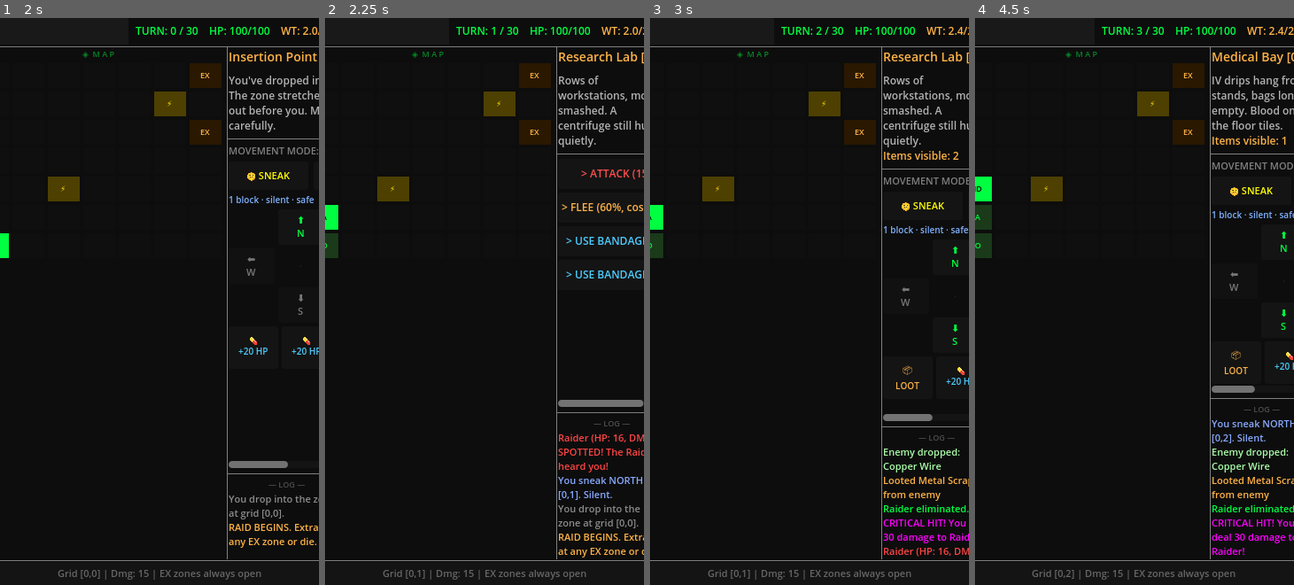
Above: before the commit, frames 1-4 (left to right).
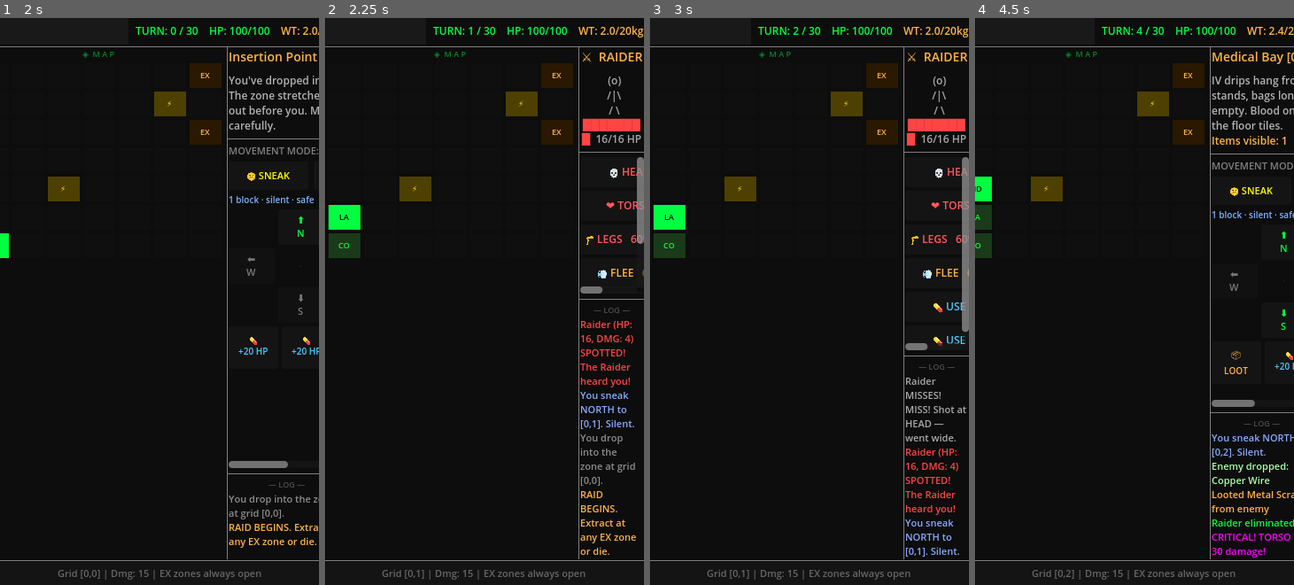
Above: after the commit, the same moments.

Repository: RJDray/Exfil
Game: Godot game, scene res://scenes/MainMenu.tscn
Two runs of this game, one before a commit and one after it. Both use one fixed random seed, a clock stepped at 60 frames per second and the inputs below.
Inputs (mouse positions are in pixels of both pictures, inside the frame that each line leads up to):
- Up to frame 1 (2 s): click "[ BEGIN RAID ]" at 0.5 s; click "🤫 SNEAK" at 1.25 s
- Up to frame 2 (2.25 s): click "⬆ N" at 2 s
- Up to frame 3 (3 s): click (953, 176) at 2.75 s, where only the run before the commit has a clickable "> ATTACK (15 dmg)"
- Up to frame 4 (4.5 s): click (1246, 205) at 3.5 s, where only the run before the commit has a clickable "🤫 SNEAK"; click "⬆ N" at 4.25 s

Frame 1 is identical in both runs. In frame 2, 10% of the frame differs, in the area x 0-100%, y 1-100%; in frame 3, 10%; in frame 4, 2.5%.

Commit message:
feat(combat): VATS-style targeting — body parts, hit chance, cripple/stun effects, enemy portrait

Diff:
--- a/scripts/Raid.gd
+++ b/scripts/Raid.gd
@@ -13,6 +13,21 @@
 	{"name": "Alert Sentry", "hp": 30, "damage": 12, "xp_value": 40, "desc": "Highly trained. On high alert."},
 ]
 
+# VATS-style targeting — body parts shared by all human enemies
+const BODY_PARTS := [
+	{"name": "HEAD",  "icon": "💀", "hit_chance": 0.30, "dmg_mult": 2.2, "effect": ""},
+	{"name": "TORSO", "icon": "❤️", "hit_chance": 0.80, "dmg_mult": 1.0, "effect": ""},
+	{"name": "LEGS",  "icon": "🦵", "hit_chance": 0.60, "dmg_mult": 0.65, "effect": "cripple"},
+]
+
+# Boss-specific weak spots (extra targeting option)
+const BOSS_WEAK_SPOTS := {
+	"Scav Boss":       {"name": "EXPOSED FLANK",  "icon": "⚡", "hit_chance": 0.22, "dmg_mult": 3.0, "effect": ""},
+	"Rival Operative": {"name": "THROAT",         "icon": "⚡", "hit_chance": 0.20, "dmg_mult": 3.5, "effect": ""},
+	"Military Elite":  {"name": "ARMOUR GAP",     "icon": "⚡", "hit_chance": 0.18, "dmg_mult": 4.0, "effect": ""},
+	"Cult Enforcer":   {"name": "EXPOSED HEAD",   "icon": "⚡", "hit_chance": 0.25, "dmg_mult": 3.0, "effect": "stun"},
+}
+
 # Map data
 var rooms: Array = []  # 2D array [x][y] of room dictionaries
 var previous_pos: Vector2i = Vector2i(0, 0)
@@ -22,6 +37,8 @@
 # Combat state
 var in_combat: bool = false
 var current_enemy: Dictionary = {}
+var enemy_crippled: bool = false
+var enemy_stunned: bool = false
 
 # UI references
 @onready var turn_label: Label = %TurnLabel
@@ -422,6 +439,8 @@
 				_add_log("[color=#ff4444]SPOTTED! The %s heard you![/color]" % enemy_candidate.get("name", "enemy"))
 				in_combat = true
 				current_enemy = enemy_candidate
+				enemy_crippled = false
+				enemy_stunned = false
 				_add_log("[color=#ff4444]%s (HP: %d, DMG: %d)[/color]" % [
 					current_enemy["name"], current_enemy["hp"], current_enemy["damage"]
 				])
@@ -430,6 +449,8 @@
 		else:
 			in_combat = true
 			current_enemy = enemy_candidate
+			enemy_crippled = false
+			enemy_stunned = false
 			_add_log("[color=#ff4444]CONTACT! %s (HP: %d, DMG: %d)[/color]" % [
 				current_enemy["name"], current_enemy["hp"], current_enemy["damage"]
 			])
@@ -606,27 +627,166 @@
 
 func _show_combat_actions() -> void:
 	_clear_actions()
-	_add_action_button("> ATTACK (%d dmg)" % GameData.get_player_damage(), _attack, Color(1, 0.3, 0.3))
-
-	# Flee with dynamic chance from skills
+
+	# Show enemy portrait + HP in the room description area
+	var portrait := _get_enemy_portrait(current_enemy.get("name", ""))
+	var hp: int = current_enemy.get("hp", 0)
+	var max_hp: int = current_enemy.get("max_hp", hp)
+	var hp_filled := int((float(hp) / float(max_hp)) * 8.0)
+	var hp_bar := "[color=#ff4444]%s[/color][color=#333333]%s[/color]" % [
+		"█".repeat(hp_filled), "█".repeat(8 - hp_filled)
+	]
+	var status_str := ""
+	if enemy_crippled:
+		status_str = "\n[color=#ffaa00]⚠ CRIPPLED[/color]"
+	if enemy_stunned:
+		status_str += "\n[color=#ffcc00]⚡ STUNNED[/color]"
+	room_desc.text = "[center]%s\n%s  %d/%d HP%s[/center]" % [portrait, hp_bar, hp, max_hp, status_str]
+	room_title.text = "⚔  %s" % current_enemy.get("name", "ENEMY").to_upper()
+
+	# Targeting options (VATS-style)
+	var player_dmg := GameData.get_player_damage()
+	var targets := _get_combat_targets()
+	for part in targets:
+		var hit_pct := int(part["hit_chance"] * 100)
+		var dmg_val := int(player_dmg * part["dmg_mult"])
+		var fx := ""
+		if part["effect"] == "cripple": fx = "  ⚠ CRIPPLE"
+		elif part["effect"] == "stun":  fx = "  ⚡ STUN"
+		var label := "%s %s   %d%%  → %d dmg%s" % [part["icon"], part["name"], hit_pct, dmg_val, fx]
+		var p: Dictionary = part
+		_add_action_button(label, func(): _attack_targeted(p), Color(1, 0.35, 0.35))
+
+	# Flee
 	var flee_pct := int(GameData.get_flee_chance() * 100)
-	_add_action_button("> FLEE (%d%%, costs 2 turns)" % flee_pct, _flee, Color(1, 0.702, 0.278))
-
-	# Throwables (molotov)
+	_add_action_button("💨 FLEE   %d%%  — costs 2 turns" % flee_pct, _flee, Color(1, 0.702, 0.278))
+
+	# Throwables
 	for i in GameData.inventory.size():
 		var item: Dictionary = GameData.inventory[i]
 		if item.get("type") == "throwable":
-			var btn_text := "> THROW %s (%d dmg)" % [item["name"].to_upper(), item.get("damage", 0)]
+			var btn_text := "🔥 THROW %s  %d dmg" % [item["name"].to_upper(), item.get("damage", 0)]
 			var idx := i
 			_add_action_button(btn_text, func(): _use_throwable(idx), Color(1, 0.5, 0.0))
 
-	# Allow med use in combat
+	# Meds
 	for i in GameData.inventory.size():
 		var item: Dictionary = GameData.inventory[i]
 		if item.get("type") == "med":
-			var btn_text := "> USE %s (HP+%d)" % [item["name"].to_upper(), item.get("heal", 0)]
+			var btn_text := "💊 USE %s  +%d HP" % [item["name"].to_upper(), item.get("heal", 0)]
 			var idx := i
 			_add_action_button(btn_text, func(): _use_med_combat(idx), Color(0.3, 0.8, 1.0))
+
+
+func _get_combat_targets() -> Array:
+	var parts: Array = BODY_PARTS.duplicate(true)
+	var enemy_name: String = current_enemy.get("name", "")
+	if enemy_name in BOSS_WEAK_SPOTS:
+		parts.append(BOSS_WEAK_SPOTS[enemy_name].duplicate())
+	return parts
+
+
+func _get_enemy_portrait(enemy_name: String) -> String:
+	match enemy_name:
+		"Scav Patrol":
+			return "[color=#ff7744]  _o_\n (   )\n  | |\n / \\ [/color]"
+		"Wandering Guard":
+			return "[color=#aabbff]  [#]\n  |o|\n /|||\\ \n  | |[/color]"
+		"Alert Sentry":
+			return "[color=#ff4444]  ###\n [>o<]\n /|X|\\ \n  |||[/color]"
+		"Scav Boss":
+			return "[color=#ff3300]  @@@\n [>O<]\n /|||\\ \n  ||| \n /   \\ [/color]"
+		"Rival Operative":
+			return "[color=#cc88ff]  _ _\n(o   o)\n  |V|\n /|||\\ \n  | |[/color]"
+		"Military Elite":
+			return "[color=#8899ff]  ■■■\n [■o■]\n /■■\\ \n  ||||[/color]"
+		"Cult Enforcer":
+			return "[color=#ff9900]  /^\\ \n (>o<)\n  \\|/\n /|||\\ \n  | |[/color]"
+		_:
+			return "[color=#aaaaaa]  (o)\n  /|\\ \n  / \\ [/color]"
+
+
+func _attack_targeted(part: Dictionary) -> void:
+	var roll := randf()
+	var hit_chance: float = part["hit_chance"]
+	var player_dmg := GameData.get_player_damage()
+
+	if roll > hit_chance:
+		_add_log("[color=#aaaaaa]MISS! Shot at %s — went wide.[/color]" % part["name"])
+	else:
+		var raw_dmg := int(player_dmg * part["dmg_mult"])
+		# Crit still applies on targeted shots
+		var crit_roll := randf()
+		if crit_roll < GameData.get_crit_chance():
+			raw_dmg = int(raw_dmg * GameData.get_crit_multiplier())
+			_add_log("[color=#ff00ff]CRITICAL! %s — %d damage![/color]" % [part["name"], raw_dmg])
+		else:
+			_add_log("[color=#ff4444]Hit %s — %d damage to %s.[/color]" % [part["name"], raw_dmg, current_enemy["name"]])
+
+		current_enemy["hp"] -= raw_dmg
+
+		# Apply status effects
+		if part["effect"] == "cripple" and not enemy_crippled:
+			enemy_crippled = true
+			_add_log("[color=#ffaa00]⚠ %s is CRIPPLED — reduced damage.[/color]" % current_enemy["name"])
+		elif part["effect"] == "stun":
+			enemy_stunned = true
+			_add_log("[color=#ffcc00]⚡ %s is STUNNED — skips next attack.[/color]" % current_enemy["name"])
+
+		if current_enemy["hp"] <= 0:
+			_on_enemy_killed()
+			return
+
+	# Enemy counter
+	if enemy_stunned:
+		enemy_stunned = false
+		_add_log("[color=#ffcc00]%s shakes off the stun.[/color]" % current_enemy["name"])
+	else:
+		_enemy_attacks()
+		if GameData.current_hp <= 0:
+			return
+
+	_advance_turn()
+	_update_ui()
+	_show_combat_actions()
+
+
+func _on_enemy_killed() -> void:
+	_add_log("[color=#00ff41]%s eliminated.[/color]" % current_enemy["name"])
+	var pos := GameData.player_pos
+	var room: Dictionary = rooms[pos.x][pos.y]
+
+	if current_enemy.get("is_boss", false) and room.get("is_poi", false):
+		var boss_xp: int = current_enemy.get("xp", 200)
+		GameData.add_xp(boss_xp)
+		var poi_loot: Array = ItemDatabase.get_poi_loot()
+		room["loot"] = poi_loot
+		room["is_looted"] = false
+		room["poi_cleared"] = true
+		_add_log("[color=#ffdd00]⚡ MAJOR FIND! +%d XP — Premium loot recovered.[/color]" % boss_xp)
+	else:
+		_drop_enemy_loot(current_enemy)
+		var drops := _generate_enemy_drops(current_enemy)
+		if drops.size() > 0:
+			var drop_names: Array = []
+			for d in drops:
+				room["loot"].append(d)
+				drop_names.append(d["name"])
+			room["is_looted"] = false
+			_add_log("[color=#aaffaa]Enemy dropped: %s[/color]" % ", ".join(drop_names))
+
+	var enemies: Array = room["enemies"]
+	for i in enemies.size():
+		if enemies[i] == current_enemy:
+			enemies.remove_at(i)
+			break
+	in_combat = false
+	current_enemy = {}
+	enemy_crippled = false
+	enemy_stunned = false
+	_advance_turn()
+	_update_ui()
+	_show_room()
 
 
 # --- Actions ---
@@ -885,42 +1045,7 @@
 	current_enemy["hp"] -= dmg
 
 	if current_enemy["hp"] <= 0:
-		_add_log("[color=#00ff41]%s eliminated.[/color]" % current_enemy["name"])
-		var pos := GameData.player_pos
-		var room: Dictionary = rooms[pos.x][pos.y]
-
-		# Check if this was a POI boss
-		if current_enemy.get("is_boss", false) and room.get("is_poi", false):
-			var boss_xp: int = current_enemy.get("xp", 200)
-			GameData.add_xp(boss_xp)
-			var poi_loot: Array = ItemDatabase.get_poi_loot()
-			room["loot"] = poi_loot
-			room["is_looted"] = false
-			room["poi_cleared"] = true
-			_add_log("[color=#ffdd00]⚡ MAJOR FIND! +%d XP — Premium loot recovered.[/color]" % boss_xp)
-		else:
-			_drop_enemy_loot(current_enemy)
-			# Enemy component drops added to room loot
-			var drops := _generate_enemy_drops(current_enemy)
-			if drops.size() > 0:
-				var drop_names: Array = []
-				for d in drops:
-					room["loot"].append(d)
-					drop_names.append(d["name"])
-				room["is_looted"] = false
-				_add_log("[color=#aaffaa]Enemy dropped: %s[/color]" % ", ".join(drop_names))
-
-		# Remove enemy from room
-		var enemies: Array = room["enemies"]
-		for i in enemies.size():
-			if enemies[i] == current_enemy:
-				enemies.remove_at(i)
-				break
-		in_combat = false
-		current_enemy = {}
-		_advance_turn()
-		_update_ui()
-		_show_room()
+		_on_enemy_killed()
 		return
 
 	# Enemy attacks back
@@ -948,39 +1073,7 @@
 	current_enemy["hp"] -= throw_dmg
 
 	if current_enemy["hp"] <= 0:
-		_add_log("[color=#00ff41]%s eliminated.[/color]" % current_enemy["name"])
-		var pos := GameData.player_pos
-		var room: Dictionary = rooms[pos.x][pos.y]
-
-		if current_enemy.get("is_boss", false) and room.get("is_poi", false):
-			var boss_xp: int = current_enemy.get("xp", 200)
-			GameData.add_xp(boss_xp)
-			var poi_loot: Array = ItemDatabase.get_poi_loot()
-			room["loot"] = poi_loot
-			room["is_looted"] = false
-			room["poi_cleared"] = true
-			_add_log("[color=#ffdd00]⚡ MAJOR FIND! +%d XP — Premium loot recovered.[/color]" % boss_xp)
-		else:
-			_drop_enemy_loot(current_enemy)
-			var drops := _generate_enemy_drops(current_enemy)
-			if drops.size() > 0:
-				var drop_names: Array = []
-				for d in drops:
-					room["loot"].append(d)
-					drop_names.append(d["name"])
-				room["is_looted"] = false
-				_add_log("[color=#aaffaa]Enemy dropped: %s[/color]" % ", ".join(drop_names))
-
-		var enemies: Array = room["enemies"]
-		for i in enemies.size():
-			if enemies[i] == current_enemy:
-				enemies.remove_at(i)
-				break
-		in_combat = false
-		current_enemy = {}
-		_advance_turn()
-		_update_ui()
-		_show_room()
+		_on_enemy_killed()
 		return
 
 	# Enemy attacks back
@@ -996,6 +1089,10 @@
 func _enemy_attacks() -> void:
 	var roll := randf()
 	var enemy_dmg: int = current_enemy["damage"]
+
+	# Cripple reduces enemy damage by 40%
+	if enemy_crippled:
+		enemy_dmg = int(enemy_dmg * 0.6)
 
 	if roll < 0.10:
 		# 10% miss
@@ -1041,6 +1138,8 @@
 				break
 		in_combat = false
 		current_enemy = {}
+		enemy_crippled = false
+		enemy_stunned = false
 		_advance_turn(2)
 		_update_ui()
 		_show_room()
